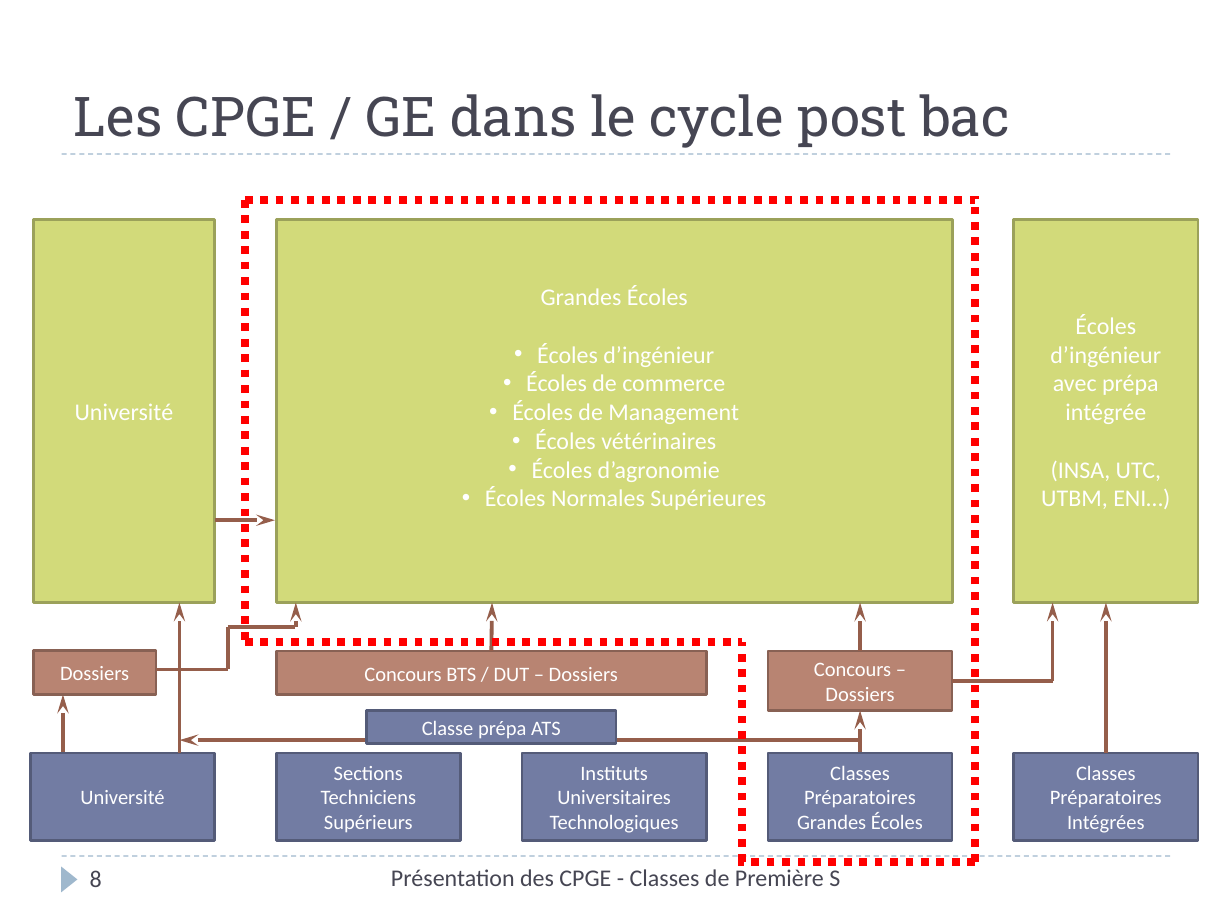
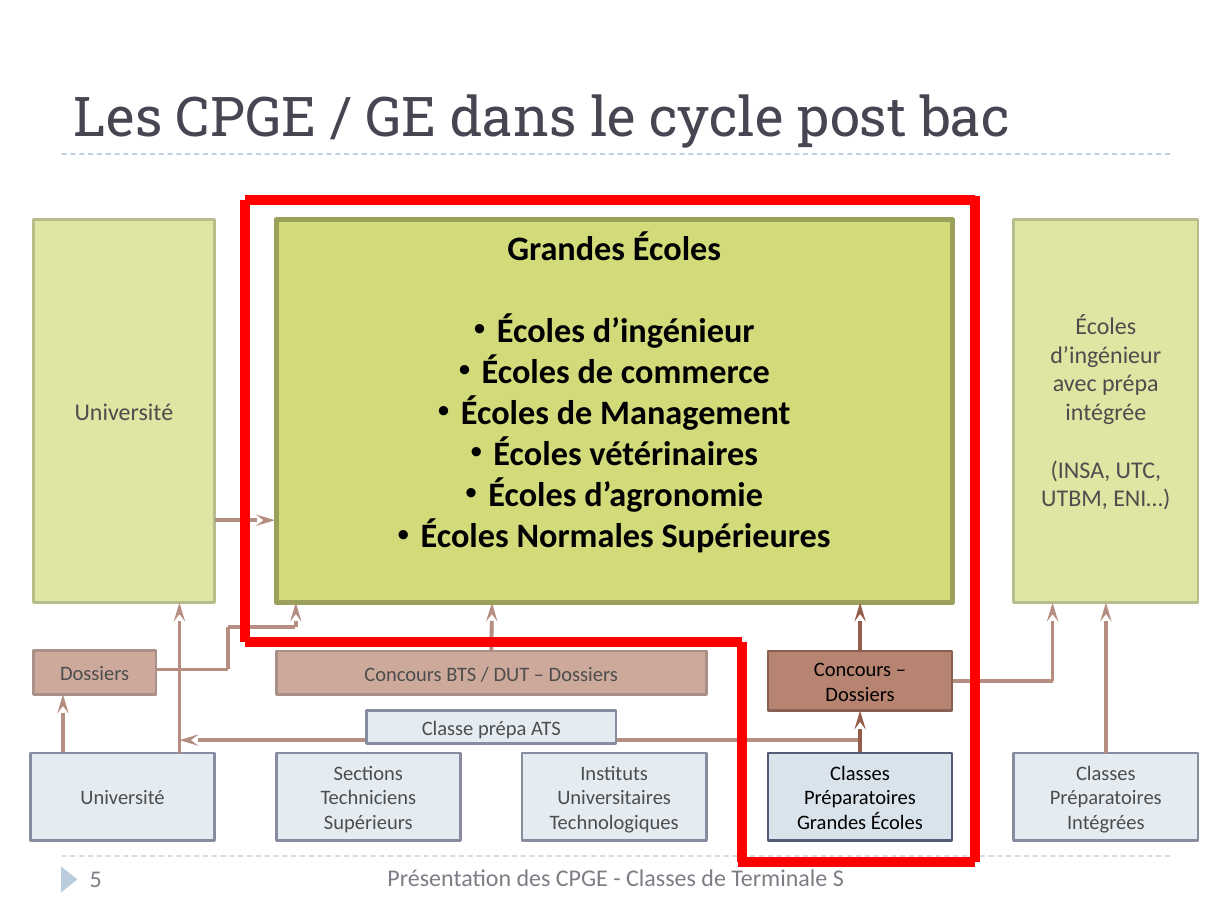
Before and after one commit to xpessoles/Orientation, a slide deck: slide 5 of Rouviere/PresentationCPGE_Terminale_2014.pptx (slide 8 before the commit). Drawn at 1232x924 pixels with LibreOffice and Linux fonts; fonts in the diff are those of the drawing. Boxes give left, top, right and bottom in pixels: in the first picture for what was removed or moved away, otherwise in the second. Text is boxed around its words. In the diff, an @@ line names an element or a change of style, - is before the commit and + after.

```diff
--- a/Rouviere/PresentationCPGE_Terminale_2014.pptx
+++ b/Rouviere/PresentationCPGE_Terminale_2014.pptx
@@ rectangle added at <box>0,196,1232,924</box>, fill #FFFFFF at 30% opacity @@
@@ line (245, 200) - (245, 642): stroke #FF0000 4.5 pt dashed to #FF0000 6 pt @@
@@ line (245, 200) - (975, 200): stroke #FF0000 4.5 pt dashed to #FF0000 6 pt @@
@@ line (975, 862) - (975, 196): stroke #FF0000 4.5 pt dashed to #FF0000 6 pt @@
@@ rectangle "Grandes Écoles" at <box>276,219,952,602</box>: size 14 to 20 pt, text colour #FFFFFF to #000000, bold on; outline #9BA15A 1.5 pt to #9BA15A 3 pt @@
@@ text colour #FFFFFF to #000000 in 5 elements at <box>276,652,706,695</box>, <box>768,652,952,711</box>, <box>33,219,214,602</box>, <box>1014,219,1199,602</box>, <box>33,650,156,694</box> @@
@@ line (245, 642) - (742, 642): stroke #FF0000 4.5 pt dashed to #FF0000 6 pt @@
@@ line (742, 862) - (742, 642): stroke #FF0000 4.5 pt dashed to #FF0000 6 pt @@
@@ text colour #FFFFFF to #000000; fill #727CA3 to #D9E3EB in 6 elements at <box>276,753,461,840</box>, <box>522,753,707,840</box>, <box>31,753,216,840</box>, <box>1014,753,1199,840</box>, <box>768,753,952,840</box>, <box>367,711,616,744</box> @@
@@ text at <box>387,865,844,886</box>: text changed @@
-Présentation des CPGE - Classes de Première S
+Présentation des CPGE - Classes de Terminale S
@@ line (975, 862) - (738, 862): stroke #FF0000 4.5 pt dashed to #FF0000 6 pt @@
@@ page number at <box>90,871,102,887</box>: text changed @@
-8
+5
```
Also in this commit, not shown: 9 other slides changed, 1 slide added, 11 slides removed.
